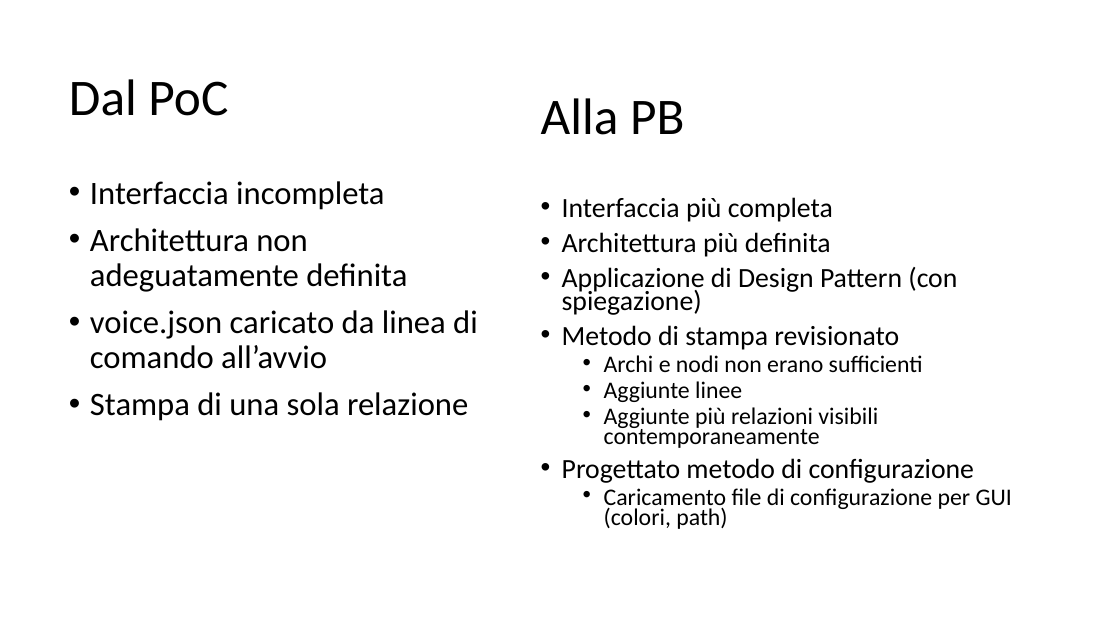
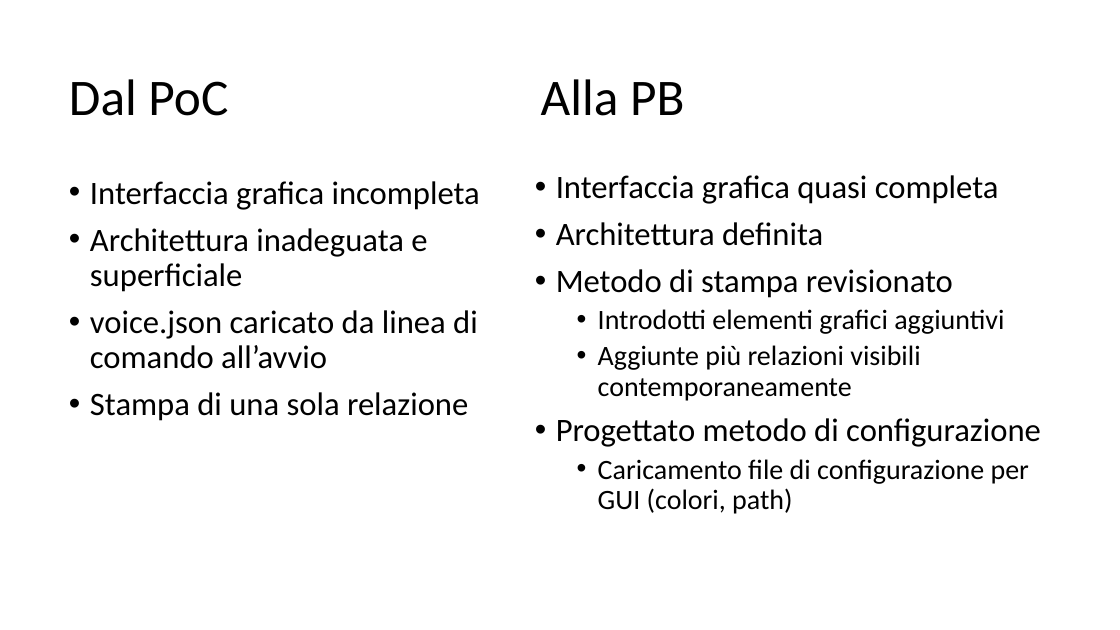
Before and after one commit to Italiaracerx/progettoSWE, a slide deck: slide 3 of Presentazioni/Presentazioni PB/Presentazione PB.pptx. Drawn at 1120x630 pixels with LibreOffice and Linux fonts; fonts in the diff are those of the drawing. Boxes give left, top, right and bottom in pixels: in the first picture for what was removed or moved away, otherwise in the second. Text is boxed around its words. In the diff, an @@ line names an element or a change of style, - is before the commit and + after.

```diff
--- a/Presentazioni/Presentazioni PB/Presentazione PB.pptx
+++ b/Presentazioni/Presentazioni PB/Presentazione PB.pptx
@@ text "Alla PB": place and size @@
-text "Alla PB" at (541, 98, 684, 135)
+text "Alla PB" at (541, 79, 684, 116)
@@ text "Interfaccia grafica quasi completa": place and size @@
-text "Interfaccia grafica quasi completa" at (562, 197, 1012, 529)
+text "Interfaccia grafica quasi completa" at (556, 175, 1041, 514)
@@ text at (556, 175, 999, 246): text changed; size 23.8 to 28 pt @@
-• Interfaccia più completa
-• Architettura più definita
-• Applicazione di Design Pattern (con spiegazione)
+• Interfaccia grafica quasi completa
+• Architettura definita
@@ text at (90, 181, 480, 292): text changed @@
-• Interfaccia incompleta
-• Architettura non adeguatamente definita
+• Interfaccia grafica incompleta
+• Architettura inadeguata e superficiale
@@ text at (556, 269, 1041, 514): size 23.8 to 28 pt in "Metodo di stampa revisionato", "Progettato metodo di configurazione"; size 20.4 to 24 pt in "Aggiunte più relazioni visibili contemporaneamente", "Caricamento file di configurazione per GUI (colori, ..."; line spacing 0.7 to 0.9 @@
@@ text at (598, 309, 1004, 334): text changed; size 20.4 to 24 pt @@
-  • Archi e nodi non erano sufficienti
-  • Aggiunte linee
+  • Introdotti elementi grafici aggiuntivi
```
Also in this commit, not shown: 7 other slides changed, 2 slides added, 2 slides removed.
